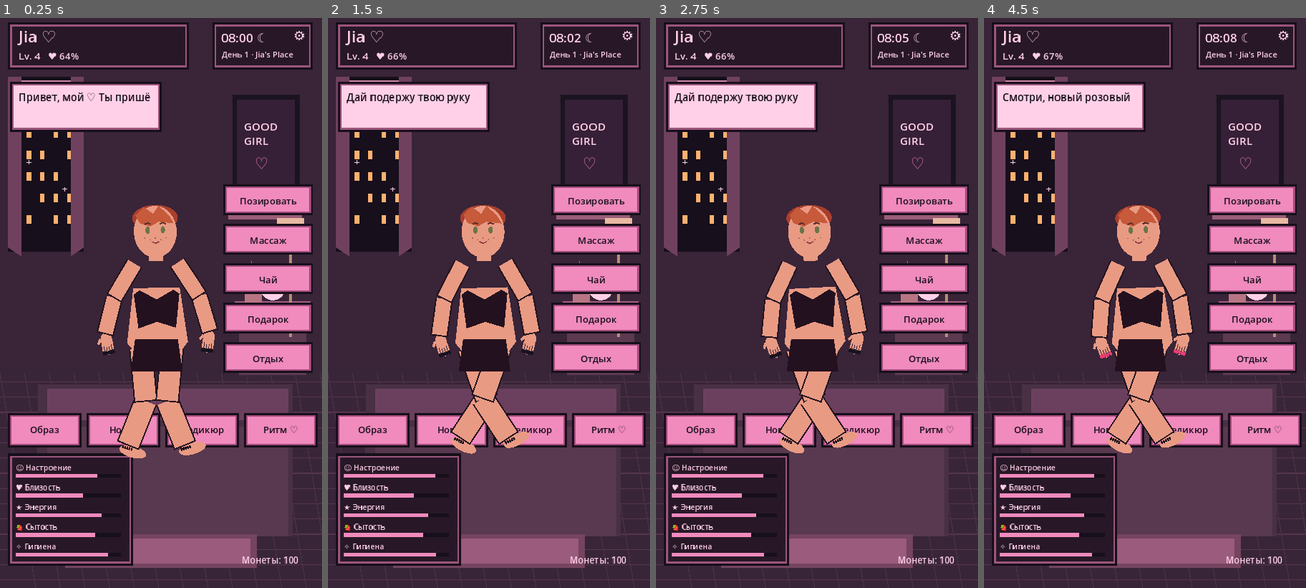
Above: before the commit, frames 1-4 (left to right).
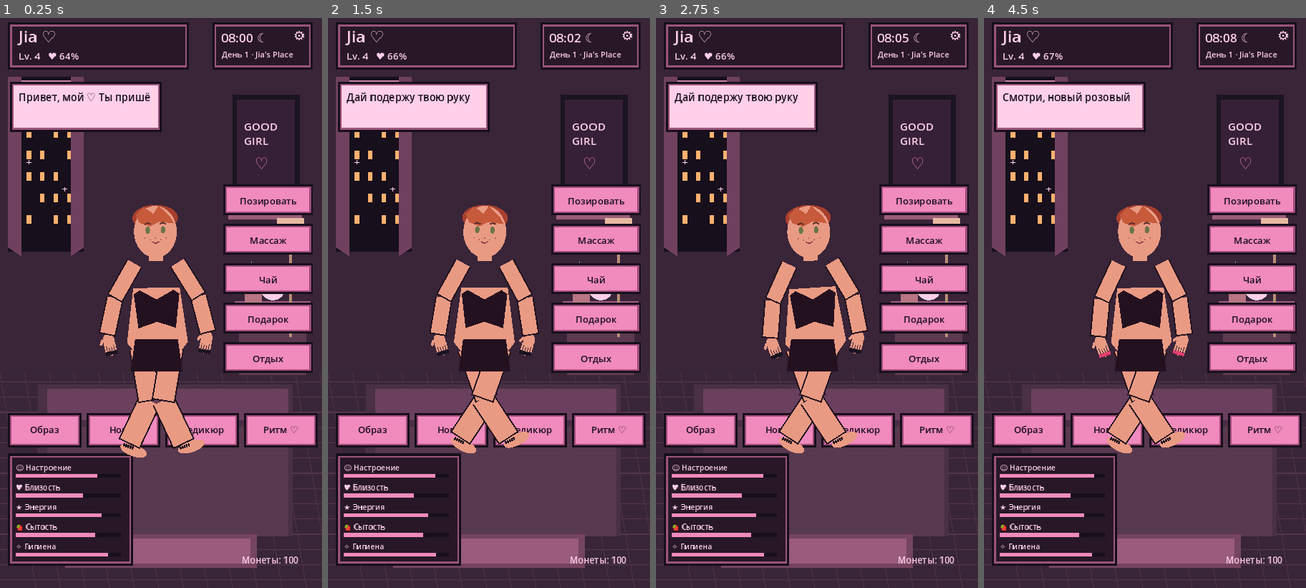
Above: after the commit, the same moments.

Repository: babymurderr0711/jia-android
Game: Godot game, scene res://Main.tscn
Two runs of this game, one before a commit and one after it. Both use one fixed random seed, a clock stepped at 60 frames per second and the inputs below.
Inputs (mouse positions are in pixels of both pictures, inside the frame that each line leads up to):
- Up to frame 1 (0.25 s): no input
- Up to frame 2 (1.5 s): move the mouse to (559, 274) at 0.52 s; click (559, 274) at 0.67 s; drag from (424, 331) to (472, 417) at 1.27 s
- Up to frame 3 (2.75 s): move the mouse to (849, 177) at 2.02 s; click (849, 177) at 2.17 s
- Up to frame 4 (4.5 s): drag from (1128, 417) to (1048, 217) at 2.77 s; move the mouse to (1241, 388) at 3.52 s; click (1241, 388) at 3.67 s; drag from (1048, 217) to (1096, 160) at 4.27 s

The runs differ from the first frame. In frame 1, 1.1% of the frame differs, in the area x 30-68%, y 33-78%; in frame 2, 0.8%; in frame 3, 0.4%; in frame 4, 0.5%.

Commit message:
feat: add delta-time skeletal blending and expressive gestures

Diff:
--- a/godot/jia_skeleton_rig.gd
+++ b/godot/jia_skeleton_rig.gd
@@ -12,6 +12,11 @@
 var bones: Dictionary = {}
 var clock := 0.0
 var pose := 0
+var pose_blend_speed := 4.8
+var gesture := "none"
+var gesture_time := 0.0
+var gesture_strength := 0.0
+var secondary_motion := 0.0
 var expression := "soft"
 var manicure := 0
 var pedicure := 0
@@ -31,11 +36,37 @@
 
 func _process(delta: float) -> void:
 	clock += delta
-	_animate_bones()
+	if gesture_time > 0.0:
+		gesture_time = maxf(0.0, gesture_time - delta)
+	gesture_strength = move_toward(gesture_strength, 1.0 if gesture_time > 0.0 else 0.0, delta * 2.8)
+	secondary_motion = sin(clock * 1.7) * 0.025 + sin(clock * 0.83) * 0.012
+	_animate_bones(delta)
 	queue_redraw()
 
 func set_pose(value: int) -> void:
 	pose = posmod(value, 5)
+
+func play_gesture(name: String, duration: float = 1.8) -> void:
+	gesture = name
+	gesture_time = maxf(0.25, duration)
+
+func _gesture_offset(bone_name: String) -> float:
+	var amount := gesture_strength
+	match gesture:
+		"wave":
+			if bone_name == "Shoulder_R": return -0.72 * amount
+			if bone_name == "Elbow_R": return -0.9 * amount + sin(clock * 12.0) * 0.16 * amount
+			if bone_name == "Wrist_R": return sin(clock * 12.0) * 0.48 * amount
+		"reach":
+			if bone_name == "Shoulder_R": return -0.42 * amount
+			if bone_name == "Elbow_R": return -0.55 * amount
+		"shy":
+			if bone_name == "Head": return -0.16 * amount
+			if bone_name == "Shoulder_L": return 0.24 * amount
+			if bone_name == "Shoulder_R": return -0.24 * amount
+		"rest":
+			if bone_name == "Head": return 0.08 * amount
+	return 0.0
 
 func set_appearance(outfit: Color, hands: int, feet: int, face: String, outfit_style: int = 0) -> void:
 	outfit_color = outfit
@@ -260,7 +291,7 @@
 		points.append(center + Vector2(cos(angle)*radius.x,sin(angle)*radius.y))
 	return points
 
-func _animate_bones() -> void:
+func _animate_bones(delta: float) -> void:
 	_update_face()
 	var breath := sin(clock * 1.55)
 	var idle_sway := sin(clock * 0.72)
@@ -275,12 +306,14 @@
 	for key in targets:
 		var target: float = targets[key]
 		if key == "Torso":
-			target += breath * 0.018
+			target += breath * 0.018 + secondary_motion
 		elif key == "Head":
 			target += idle_sway * 0.025
 		elif key == "Shoulder_L":
 			target += sin(clock * 1.1) * 0.025
 		elif key == "Shoulder_R":
 			target -= sin(clock * 1.1 + 0.4) * 0.025
+		target += _gesture_offset(str(key))
 		var bone: Bone2D = bones[key]
-		bone.rotation = lerp_angle(bone.rotation, target, 0.055)
+		var blend := 1.0 - exp(-pose_blend_speed * delta)
+		bone.rotation = lerp_angle(bone.rotation, target, blend)
